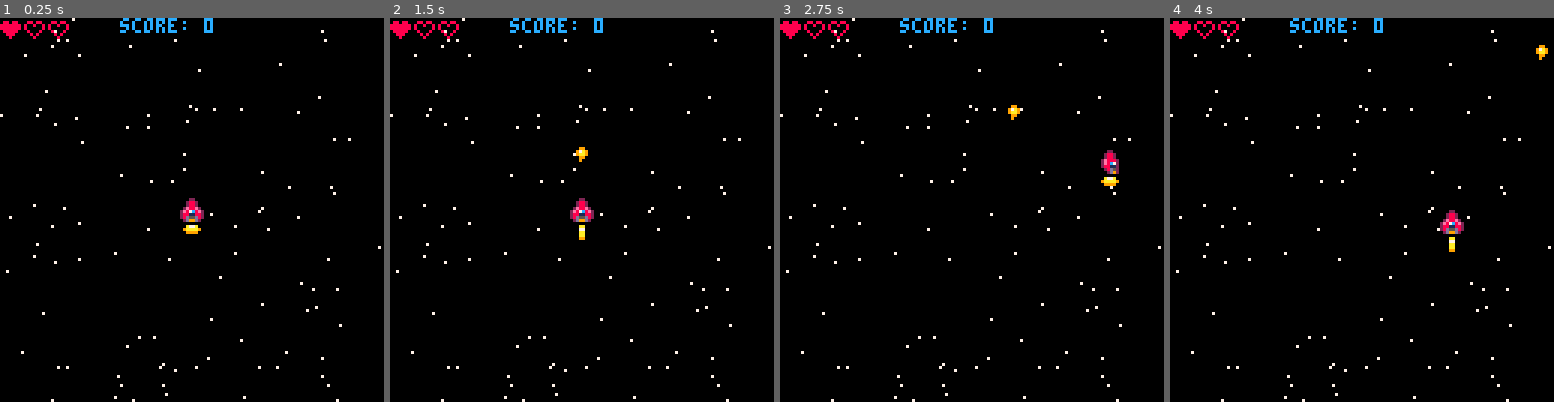
Above: before the commit, frames 1-4 (left to right).
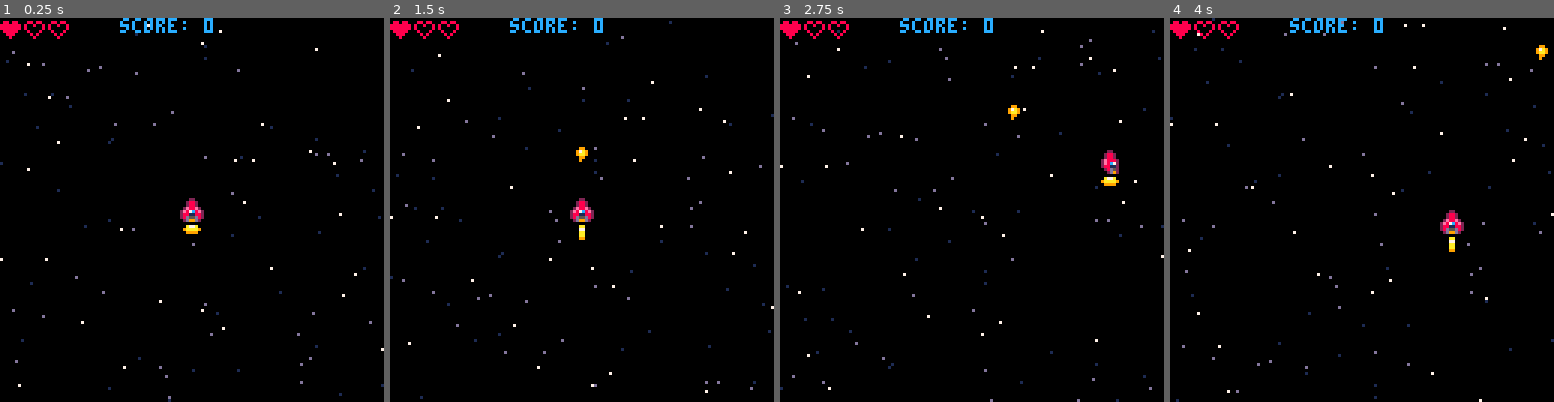
Above: after the commit, the same moments.

Repository: sirchras/p8-shmup
Game: PICO-8 cartridge shmup.p8
The game is run twice, just before and just after one commit, with the same random seed, the same clock (stepped at 60 frames per second) and the same inputs.
Inputs:
- Up to frame 1 (0.25 s): no input
- Up to frame 2 (1.5 s): tap X (X key) at 0.33, 1.07 s; tap O (Z key) at 0.7 s
- Up to frame 3 (2.75 s): hold Right 1.6-2.1 s; tap O (Z key) at 1.7, 2.1, 2.5 s; tap X (X key) at 1.85 s; hold Up 2.15-2.42 s; hold Right from 2.47 s (still down)
- Up to frame 4 (4 s): tap O (Z key) at 2.9, 3.3, 3.7 s; tap X (X key) at 2.97 s; release Right at 3.03 s; hold Left 3.08-3.58 s; hold Down 3.63-3.97 s

The runs differ from the first frame. In frame 1, 1.2% of the frame differs, in the area x 0-100%, y 0-100%; in frame 2, 1.2%; in frame 3, 1.2%; in frame 4, 1.2%.

Commit message:
add animation to background
closures are sick

Diff:
--- a/shmup.p8
+++ b/shmup.p8
@@ -13,10 +13,7 @@
 	health=1
 	lives=3
 	--background
-	stars={}
-	for i=1,100 do
-		stars[i]={flr(rnd(128)),flr(rnd(128))}
-	end
+	bg_update,bg_draw=bgrnd()
 end
 
 function _update()
@@ -45,12 +42,14 @@
 	--anim flame
 	f_s+=1
 	if f_s>9 then f_s=5 end
+	--anim background
+	bg_update()
 end
 
 function _draw()
 	cls(0)
 	--background
-	bgrnd()
+	bg_draw()
 	--player
 	spr(p_s,x,y)
 	spr(f_s,x,y+8)
@@ -68,11 +67,33 @@
 
 --starfield
 function bgrnd()
-	--do stuff
-	for i=1,#stars do
-		local x,y=unpack(stars[i])
-		pset(x,y,7)
+	local _update,_draw
+	--init
+	local stars={}
+	for i=1,100 do
+		stars[i]={
+			flr(rnd(128)), --x
+			flr(rnd(128)), --y
+			1+flr(rnd(3)) --spd
+		}
 	end
+	_update=function()
+		for i=1,#stars do
+			local y,v=unpack(stars[i],2)
+			y=(y+v)%128
+			stars[i][2]=y
+		end
+	end
+	_draw=function()
+		for i=1,#stars do
+			local x,y,v=unpack(stars[i])
+			local c=7
+			if v==1 then c=1 end
+			if v==2 then c=13 end
+			pset(x,y,c)
+		end
+	end
+	return _update,_draw
 end
 __gfx__
 00000000000220000002200000022000000000000000000000000000000000000000000000000000000000000880880008808800088008800880088000000000
